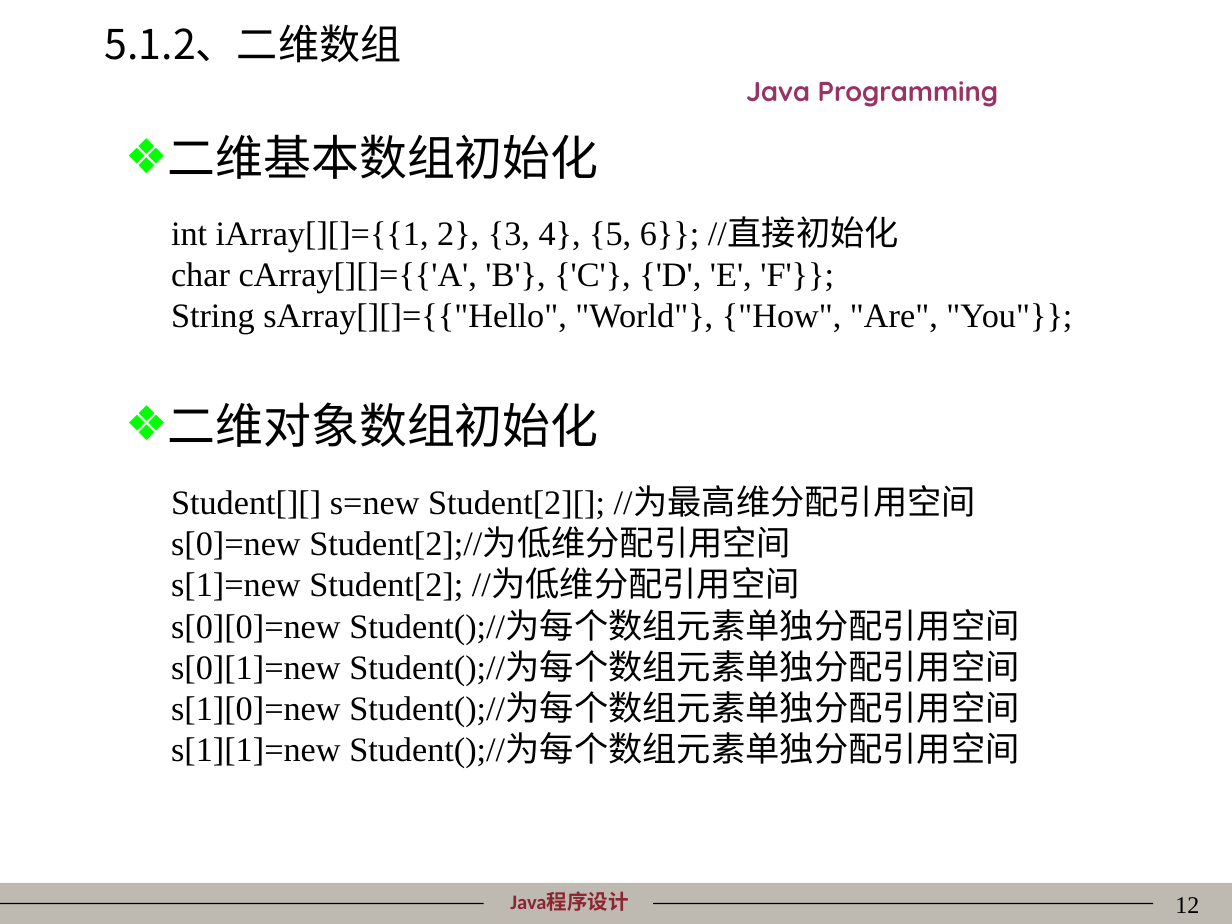
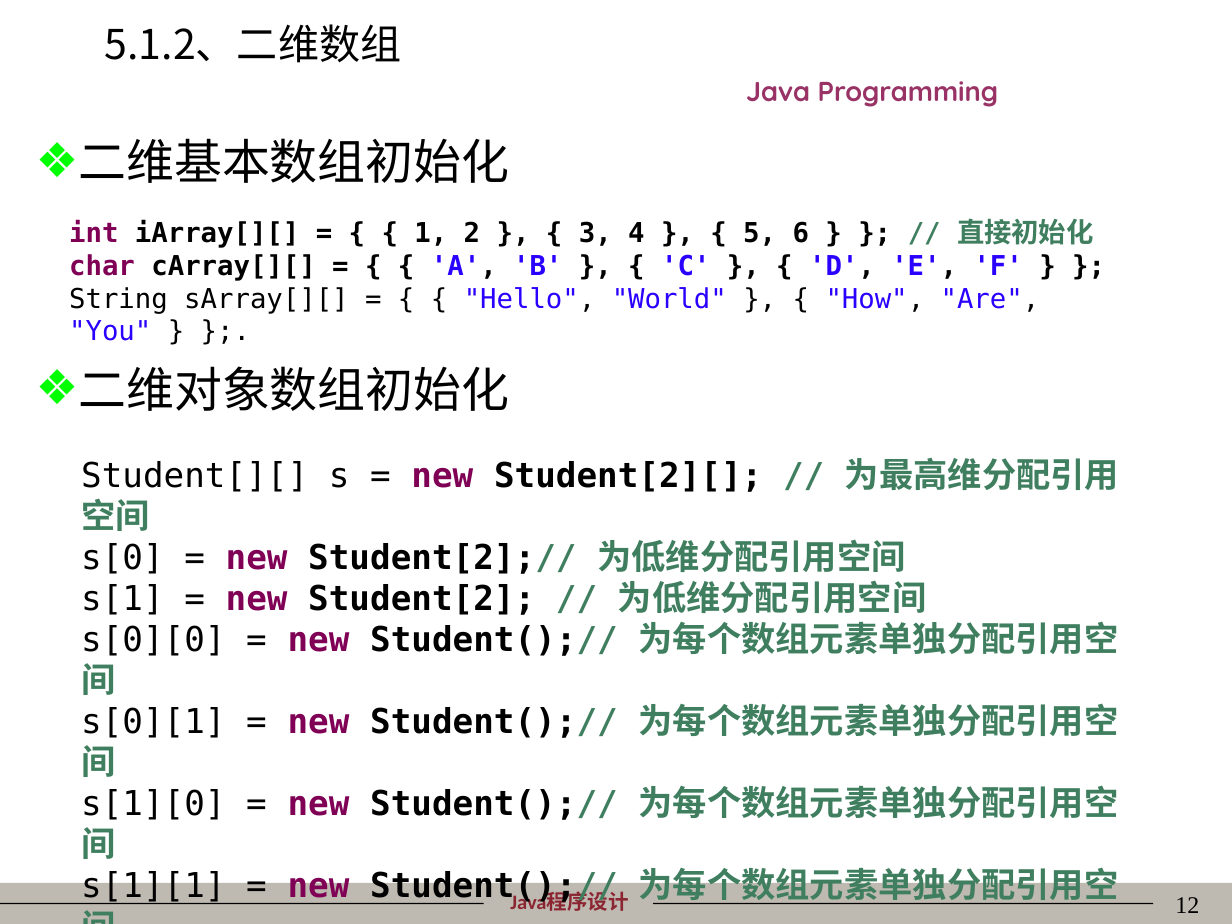
Before and after one commit to mordeky/Java, a slide deck: slide 12 of PPT/05数组、字符串和枚举.ppt. Drawn at 1232x924 pixels with LibreOffice and Linux fonts; fonts in the diff are those of the drawing; background and template pictures are left out. Boxes give left, top, right and bottom in pixels: in the first picture for what was removed or moved away, otherwise in the second. Text is boxed around its words. In the diff, an @@ line names an element or a change of style, - is before the commit and + after.

```diff
--- a/PPT/05数组、字符串和枚举.ppt
+++ b/PPT/05数组、字符串和枚举.ppt
@@ text "二维基本数组初始化": place and size @@
-text "二维基本数组初始化" at [168, 134, 599, 179]
+text "二维基本数组初始化" at [78, 138, 509, 183]
@@ text "int iArray[][] = { { ..." at [69, 218, 1093, 341]: vertical alignment middle to top @@
@@ text at [69, 218, 1093, 341]: text changed; size 20 to 16 pt; font Times New Roman to DejaVu Sans Mono; bold on @@
-int iArray[][]={{1, 2}, {3, 4}, {5, 6}}; //直接初始化
-char cArray[][]={{'A', 'B'}, {'C'}, {'D', 'E', 'F'}};
-String sArray[][]={{"Hello", "World"}, {"How", "Are", "You"}};
+int iArray[][] = { { 1, 2 }, { 3, 4 }, { 5, 6 } }; // 直接初始化
+char cArray[][] = { { 'A', 'B' }, { 'C' }, { 'D', 'E', 'F' } };
+String sArray[][] = { { "Hello", "World" }, { "How", "Are", "You" } };.
@@ text "二维对象数组初始化": place and size @@
-text "二维对象数组初始化" at [168, 402, 599, 447]
+text "二维对象数组初始化" at [78, 366, 509, 411]
@@ text "Student[][] s = new Student[2][]; ..." at [81, 458, 1119, 905]: vertical alignment middle to top @@
@@ text at [81, 458, 1119, 905]: text changed; font Times New Roman to DejaVu Sans Mono; bold on @@
-Student[][] s=new Student[2][]; //为最高维分配引用空间
-s[0]=new Student[2];//为低维分配引用空间
-s[1]=new Student[2]; //为低维分配引用空间
-s[0][0]=new Student();//为每个数组元素单独分配引用空间
-s[0][1]=new Student();//为每个数组元素单独分配引用空间
-s[1][0]=new Student();//为每个数组元素单独分配引用空间
-s[1][1]=new Student();//为每个数组元素单独分配引用空间
+Student[][] s = new Student[2][]; // 为最高维分配引用空间
+s[0] = new Student[2];// 为低维分配引用空间
+s[1] = new Student[2]; // 为低维分配引用空间
+s[0][0] = new Student();// 为每个数组元素单独分配引用空间
+s[0][1] = new Student();// 为每个数组元素单独分配引用空间
+s[1][0] = new Student();// 为每个数组元素单独分配引用空间
+s[1][1] = new Student();// 为每个数组元素单独分配引用空间
```
Also in this commit, not shown: 40 other slides changed, 1 slide removed, 10 other files.
